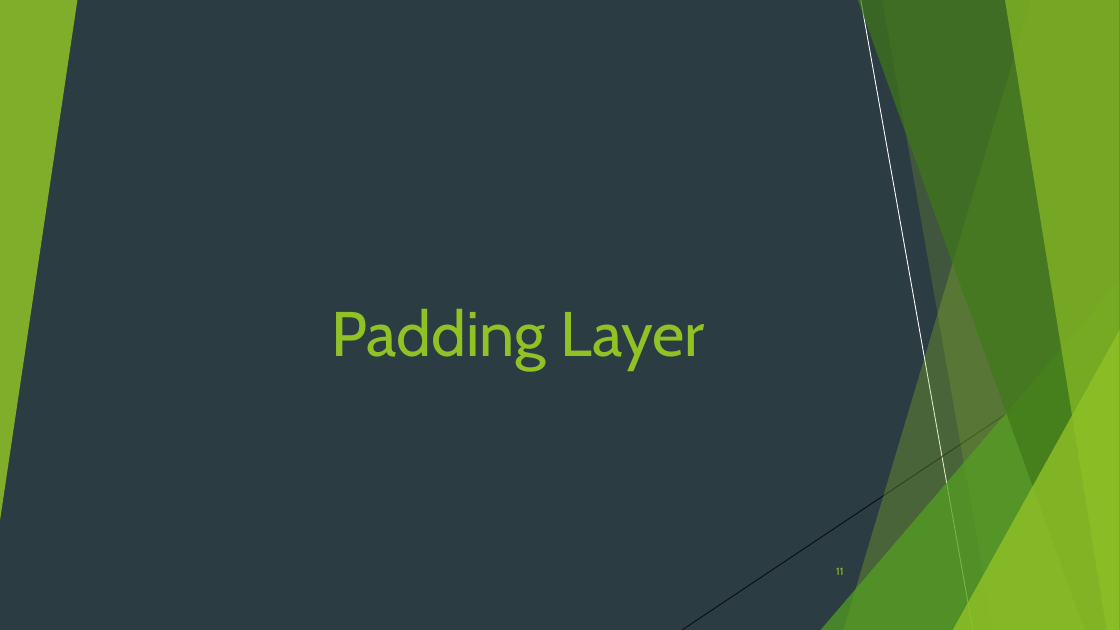
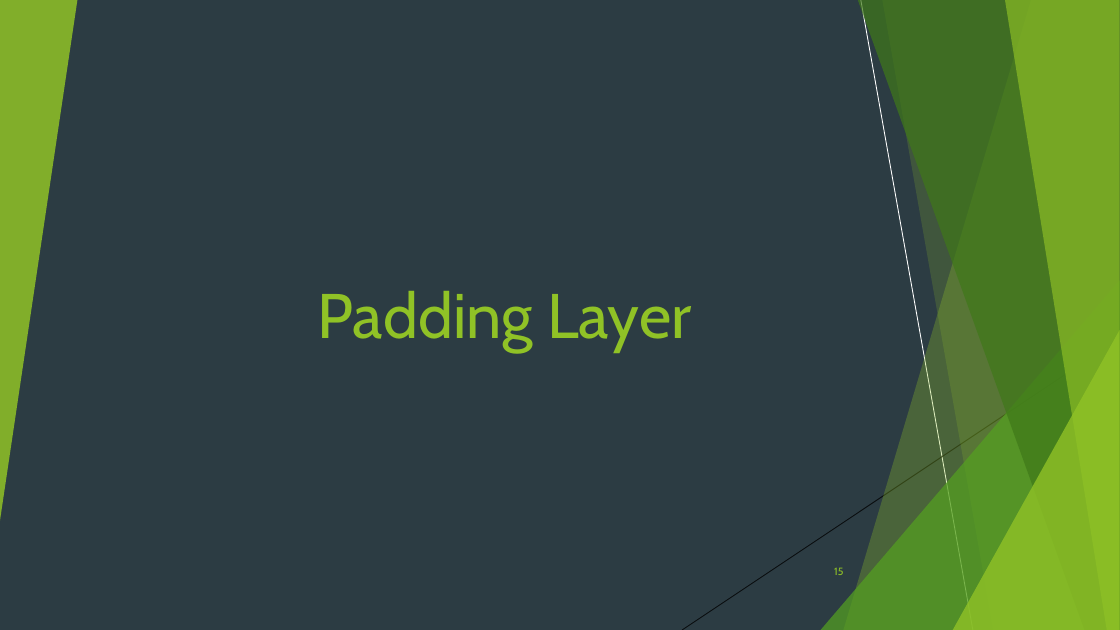
Before and after one commit to Ramy-osama/Hardware-FasterRCNN, a slide deck: slide 15 of Documentation/6-13-2020.pptx (slide 11 before the commit). Drawn at 1120x630 pixels with LibreOffice and Linux fonts; fonts in the diff are those of the drawing. Boxes give left, top, right and bottom in pixels: in the first picture for what was removed or moved away, otherwise in the second. Text is boxed around its words. In the diff, an @@ line names an element or a change of style, - is before the commit and + after.

```diff
--- a/Documentation/6-13-2020.pptx
+++ b/Documentation/6-13-2020.pptx
@@ title "Padding Layer": place and size @@
-title "Padding Layer" at [331,309,705,371]
+title "Padding Layer" at [318,291,691,353]
@@ title "Padding Layer" at [318,291,691,353]: alignment right to centre @@
@@ page number at [834,567,843,575]: text changed @@
-11
+15
```
Also in this commit, not shown: 13 other slides changed, 24 slides added, 1 slide removed, 14 other files.
